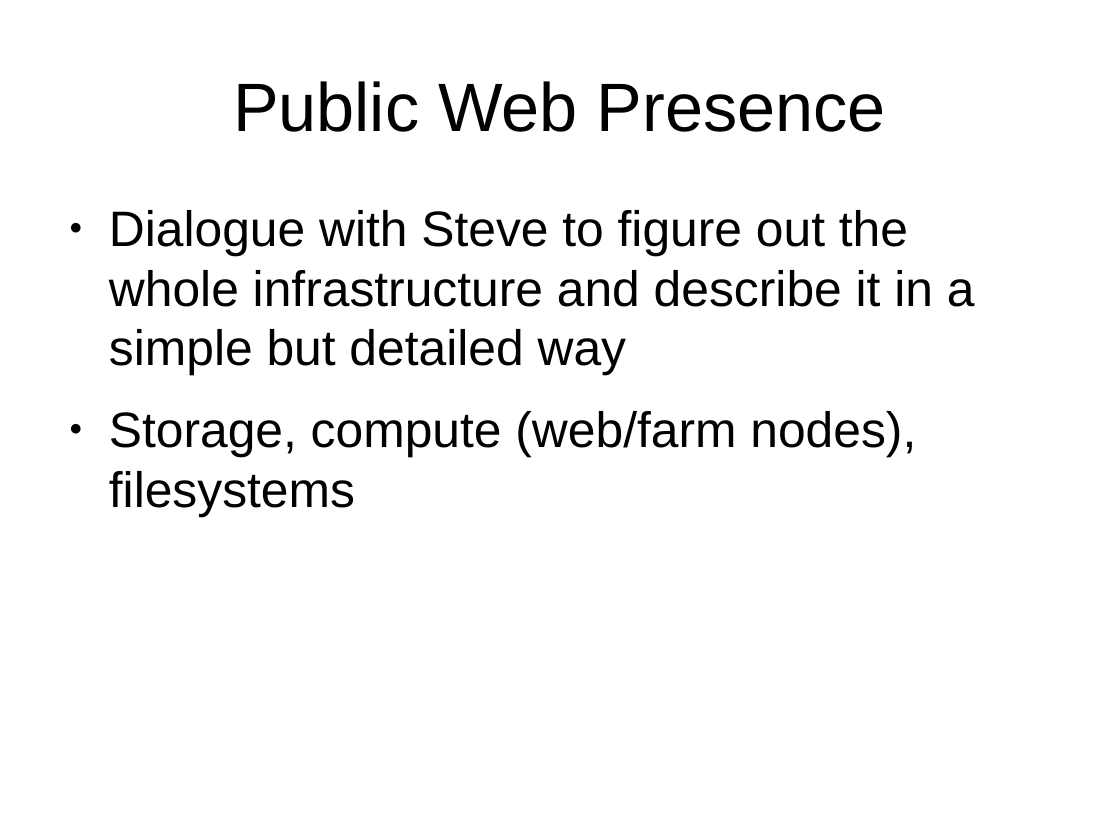
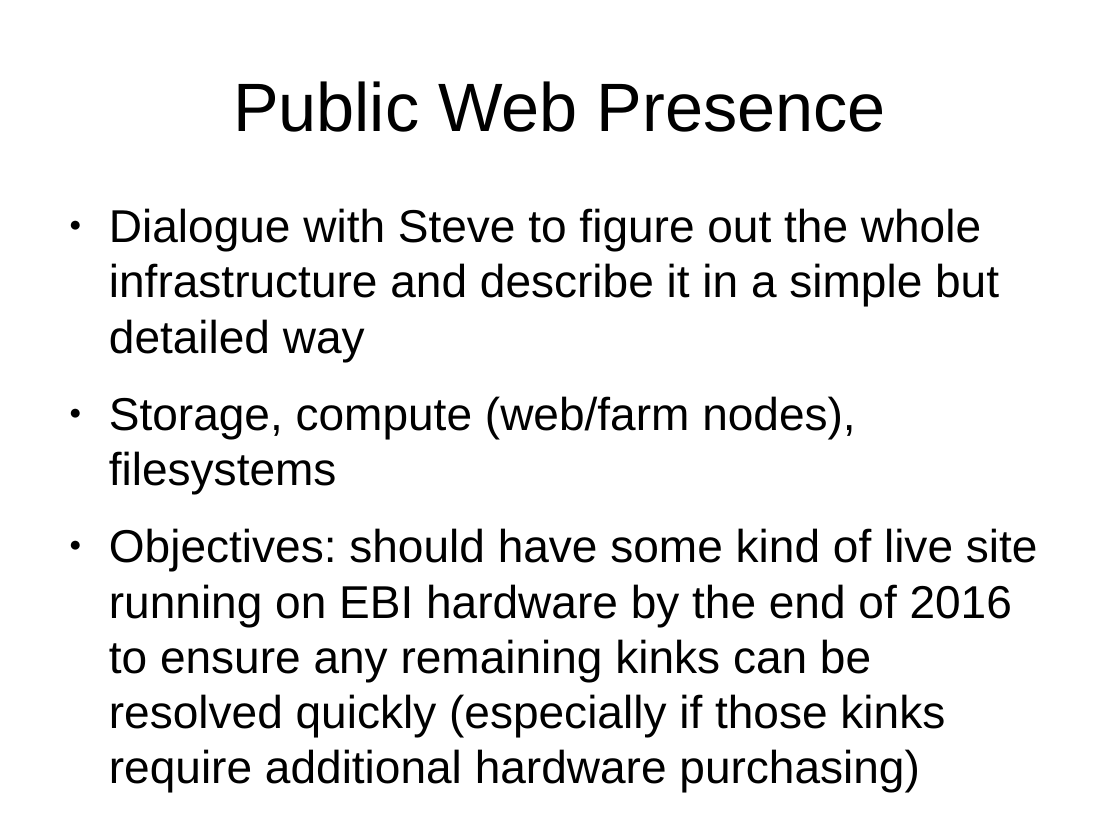
Before and after one commit to avullo/ensembl-migration-pm, a slide deck: slide 24 of data-review-10-16/talk.odp. Drawn at 1120x840 pixels with LibreOffice and Linux fonts; fonts in the diff are those of the drawing; background and template pictures are left out. Boxes give left, top, right and bottom in pixels: in the first picture for what was removed or moved away, otherwise in the second. Text is boxed around its words. In the diff, an @@ line names an element or a change of style, - is before the commit and + after.

```diff
--- a/data-review-10-16/talk.odp
+++ b/data-review-10-16/talk.odp
@@ text at (x1=109, y1=208, x2=999, y2=494): size 32 to 29.6 pt in "Dialogue with Steve to figure out the ...", "Storage, compute (web/farm nodes), filesystems" @@
@@ text at (x1=109, y1=528, x2=1038, y2=792): paragraph added @@
+● Objectives: should have some kind of live site running on EBI hardware by the end of 2016 to ensure any remaining kinks can be resolved quickly (especially if those kinks require additional hardware purchasing)
```
Also in this commit, not shown: 3 other slides changed.
